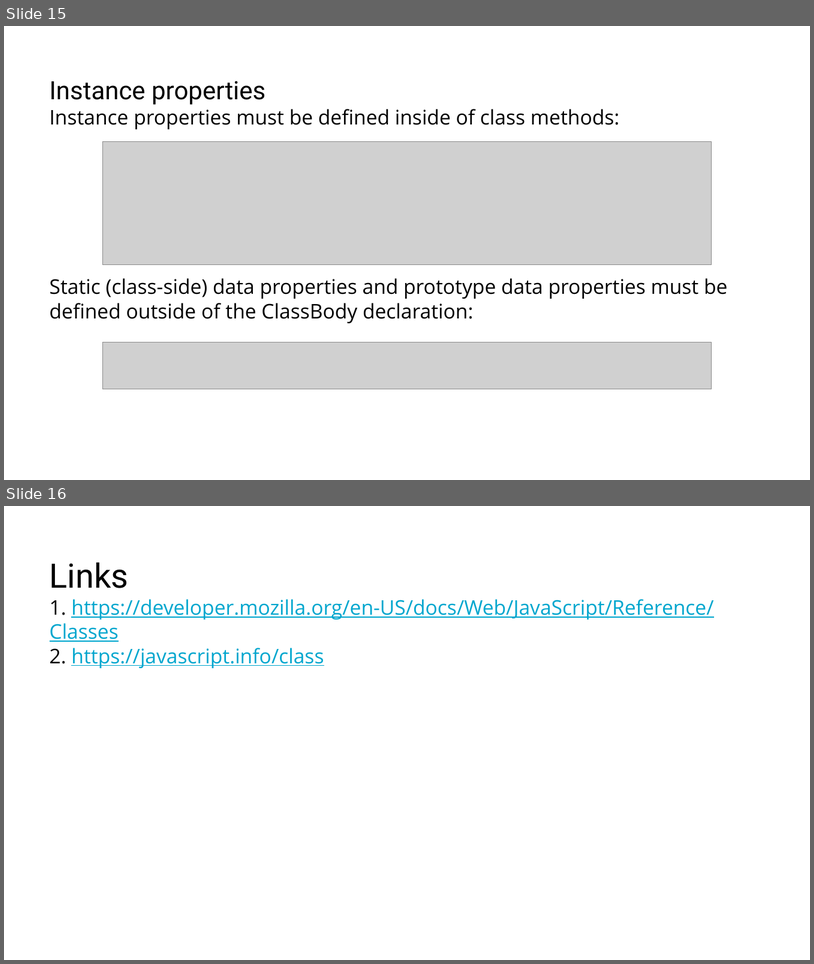
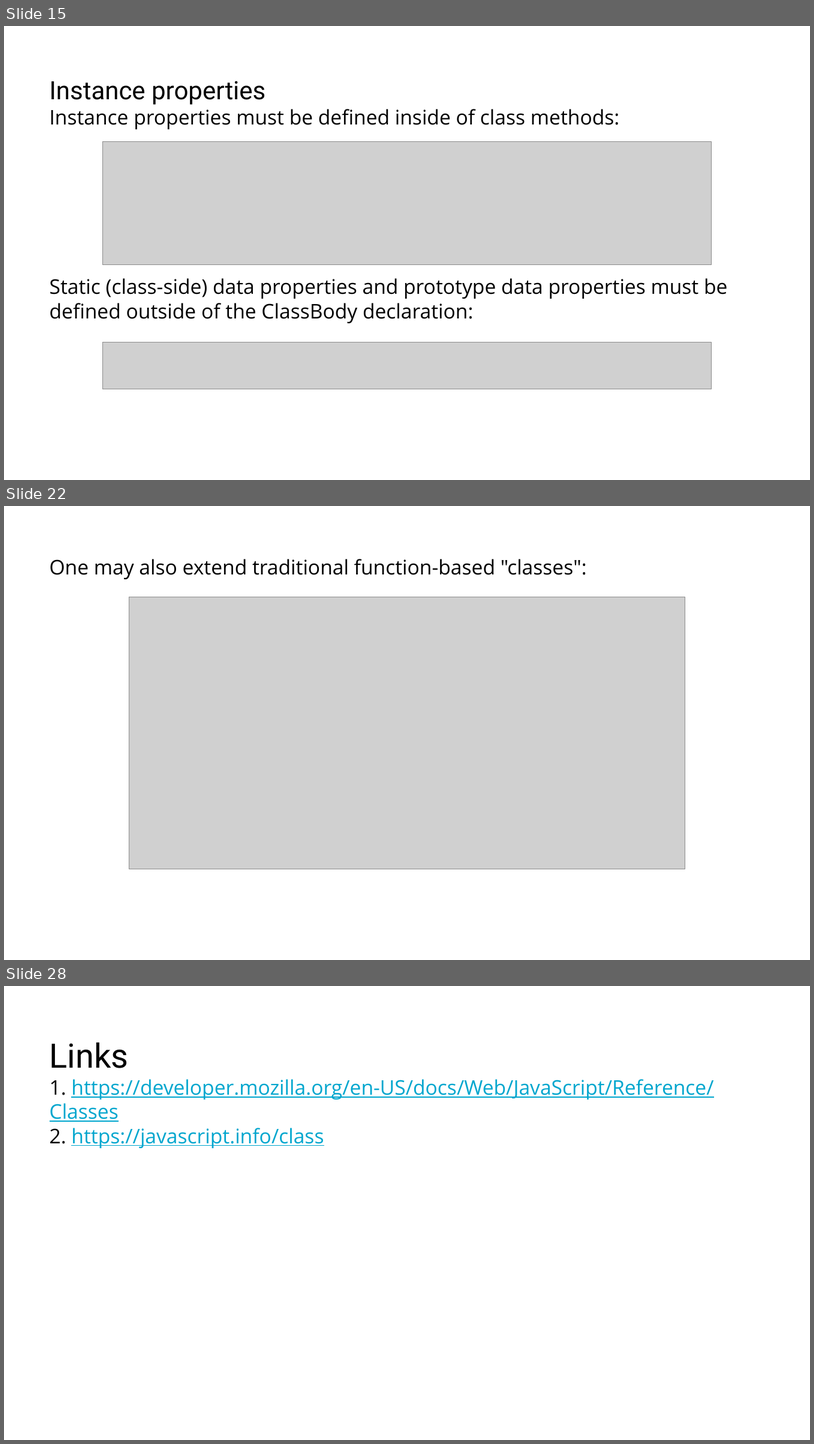
Before and after one commit to RostyslavSynenko/Lv-469.NodeJS, a slide deck: presentations/Classes.pptx. Shown one above the other, each under a label of ours: slides 15 and 16 before the commit, slides 15, 22 and 28 after it; the slides between them are not shown. The pictures are 814x964 and 814x1444 pixels, drawn with LibreOffice and Linux fonts; fonts in the diff are those of the drawing; grey boxes stand for pictures; background and template pictures are left out. Boxes give left, top, right and bottom in pixels: in the first picture for what was removed or moved away, otherwise in the second. Text is boxed around its words. In the diff, an @@ line names an element or a change of style, - is before the commit and + after.

Commit message:
added Classes presentation

```diff
--- a/presentations/Classes.pptx
+++ b/presentations/Classes.pptx
@@ slide 22 added at <box>4,506,810,960</box>, background #FFFFFF @@
@@ title added at <box>50,559,587,579</box>, 24 pt, text #000000 @@
+One may also extend traditional function-based "classes":
@@ picture added at <box>129,597,685,869</box> @@
@@ what was slide 16 is now slide 28 @@
```
Also in this commit, not shown: 11 other slides added.
